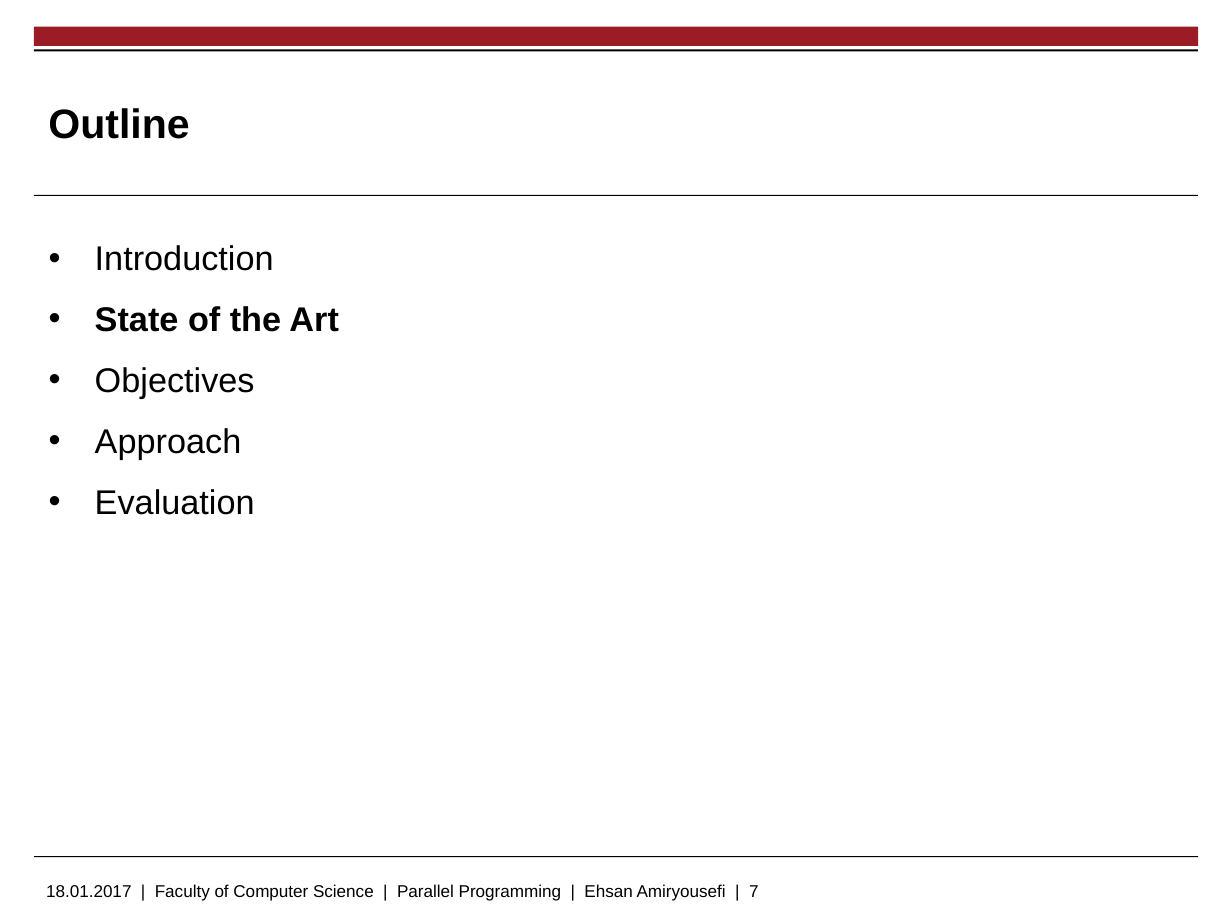
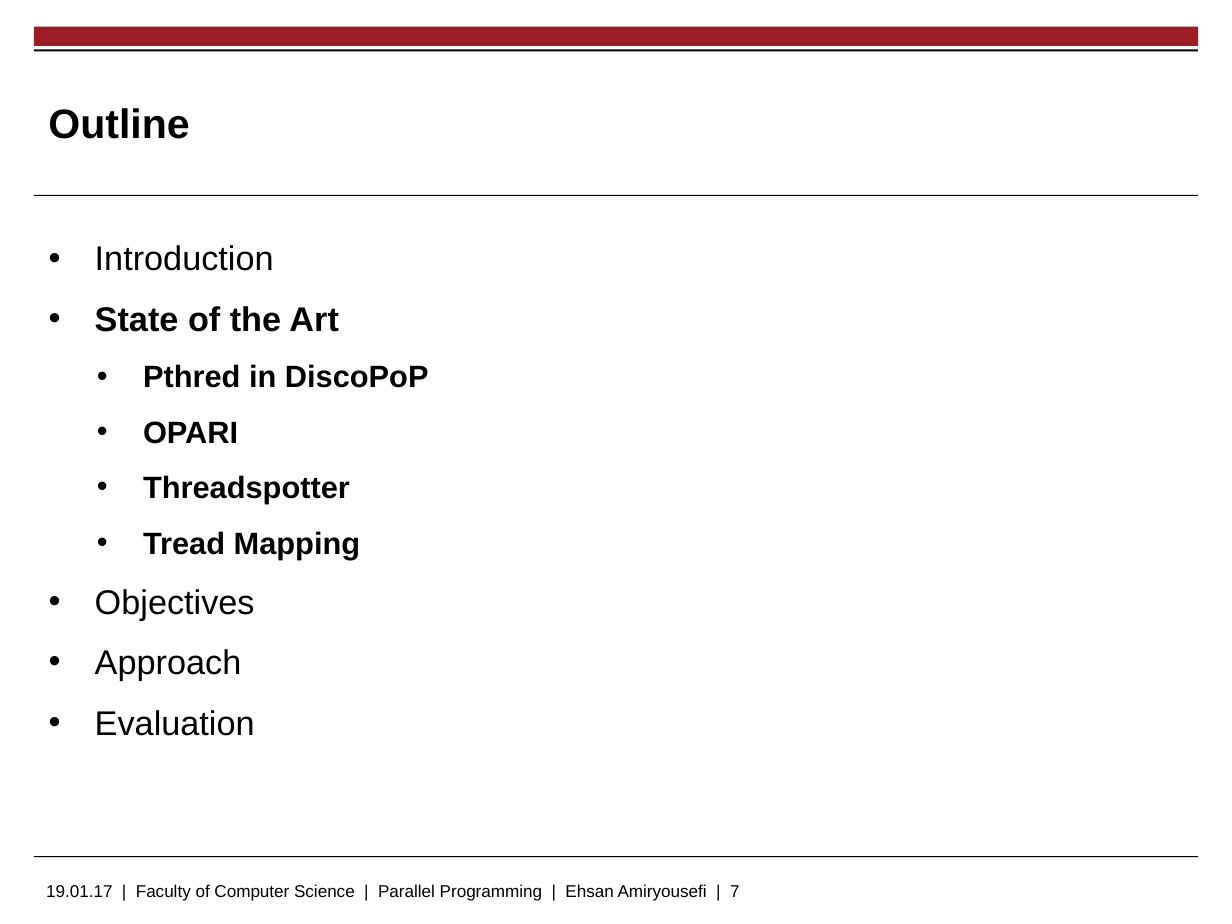
Before and after one commit to EhsanAmiryousefi/MasterThesis, a slide deck: slide 7 of Presentations/Proposal.pptx. Drawn at 1232x924 pixels with LibreOffice and Linux fonts; fonts in the diff are those of the drawing; background and template pictures are left out. Boxes give left, top, right and bottom in pixels: in the first picture for what was removed or moved away, otherwise in the second. Text is boxed around its words. In the diff, an @@ line names an element or a change of style, - is before the commit and + after.

```diff
--- a/Presentations/Proposal.pptx
+++ b/Presentations/Proposal.pptx
@@ text at [143, 364, 429, 559]: paragraphs added @@
+    • Pthred in DiscoPoP
+    • OPARI
+    • Threadspotter
+    • Tread Mapping
@@ text at [46, 884, 740, 901]: text changed @@
-18.01.2017 | Faculty of Computer Science | Parallel Programming | Ehsan Amiryousefi | 7
+19.01.17 | Faculty of Computer Science | Parallel Programming | Ehsan Amiryousefi | 7
```
Also in this commit, not shown: 2 other slides changed, 7 slides added, 1 slide removed, 2 other files.
